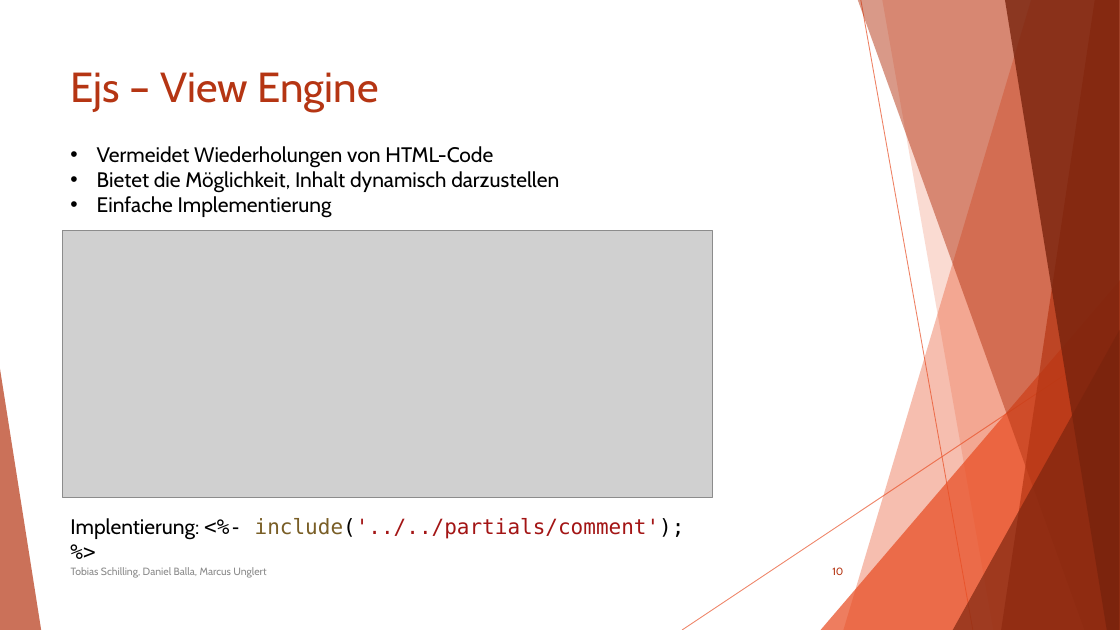
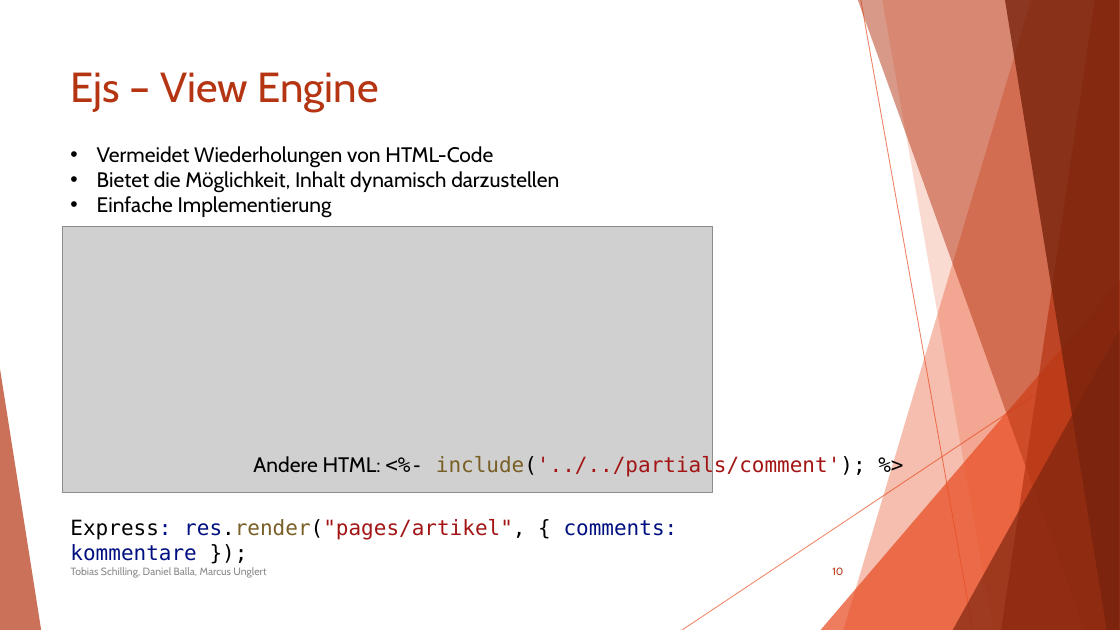
Before and after one commit to Poschinski/web-engineering-programmentwurf, a slide deck: slide 10 of docs/SportsPulse.pptx. Drawn at 1120x630 pixels with LibreOffice and Linux fonts; fonts in the diff are those of the drawing; grey boxes stand for pictures. Boxes give left, top, right and bottom in pixels: in the first picture for what was removed or moved away, otherwise in the second. Text is boxed around its words. In the diff, an @@ line names an element or a change of style, - is before the commit and + after.

Commit message:
updated Präsentation

```diff
--- a/docs/SportsPulse.pptx
+++ b/docs/SportsPulse.pptx
@@ picture: place and size @@
-picture at (62, 230, 712, 497)
+picture at (62, 226, 712, 492)
@@ text at (253, 455, 866, 477): text changed @@
-Implentierung: <%- include('../../partials/comment'); %>
+Andere HTML: <%- include('../../partials/comment'); %>
@@ text added at (70, 519, 678, 561), 18 pt, text #001080 @@
+Express: res.render("pages/artikel", { comments: kommentare });
```
Also in this commit, not shown: 3 other slides changed, 1 other file.
